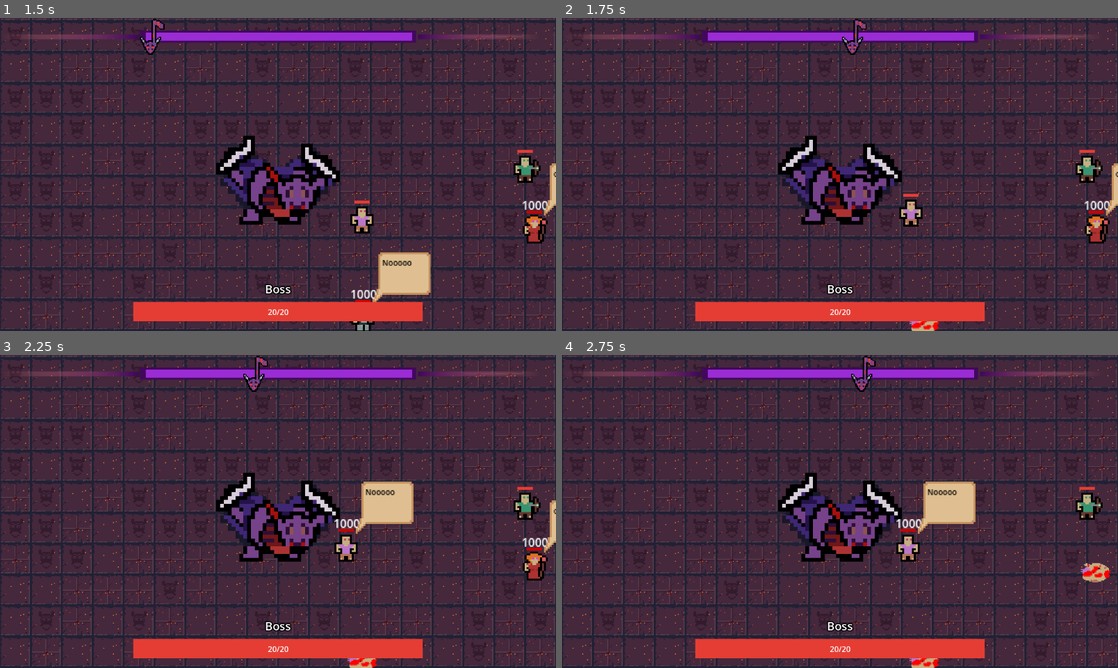
Above: before the commit, frames 1-4 (two rows, left to right).
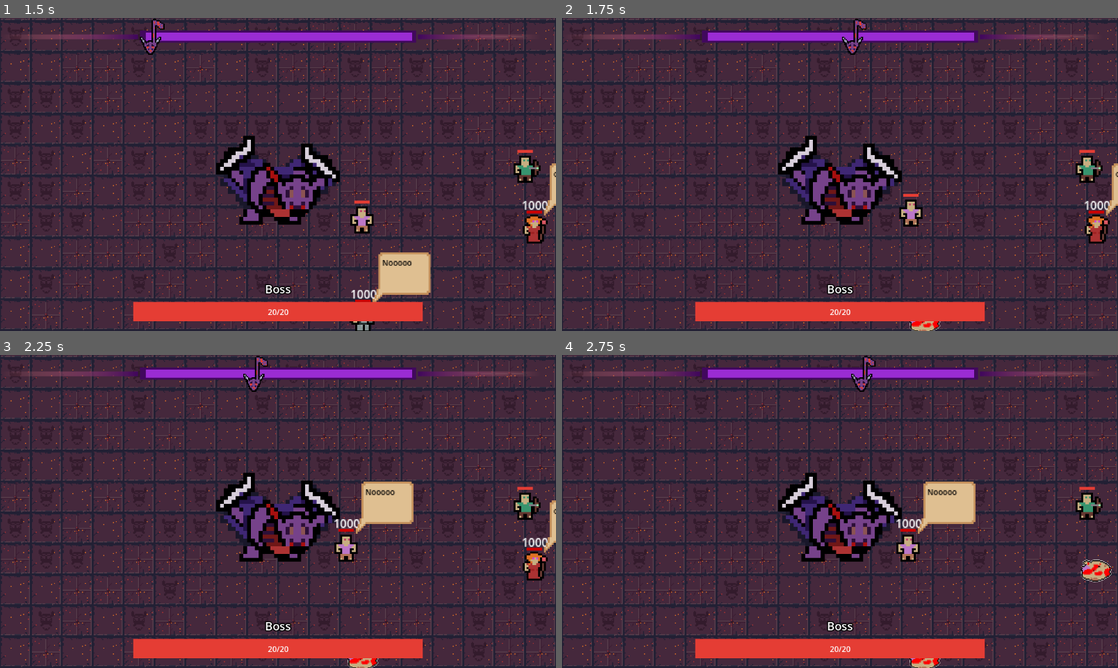
Above: after the commit, the same moments.

Repository: DevFTB/GMTK2023
Game: Godot game, scene res://main.tscn
Two runs of this game, one before a commit and one after it. Both use one fixed random seed, a clock stepped at 60 frames per second and the inputs below.
Inputs (mouse positions are in pixels of both pictures, inside the frame that each line leads up to):
- Up to frame 1 (1.5 s): tap Enter at 0.5 s; move the mouse to (400, 158) at 0.52 s; hold D (move_right) 0.53-1.25 s; hold Q (activate_combo_1) 0.53-1.25 s; click (400, 158) at 0.67 s; drag from (166, 190) to (250, 237) at 1.27 s
- Up to frame 2 (1.75 s): no input
- Up to frame 3 (2.25 s): move the mouse to (333, 442) at 2.02 s; press the mouse at (333, 442) at 2.03 s; hold D (move_right) from 2.03 s (still down)
- Up to frame 4 (2.75 s): keep holding D (move_right)

Frame 1 is identical in both runs. In frame 2, 0.1% of the frame differs, in the area x 62-69%, y 96-100%; in frame 3, 0.1%; in frame 4, 0.4%, in the area x 62-99%, y 65-100%.

Commit message:
Add kuas sprites

Diff:
--- a/entities/players/Player.tscn
+++ b/entities/players/Player.tscn
@@ -43,7 +43,7 @@
 
 [node name="StatusEffect" type="AnimatedSprite2D" parent="."]
 visible = false
-position = Vector2(0, -16)
+position = Vector2(0, -28)
 scale = Vector2(2, 2)
 sprite_frames = SubResource("SpriteFrames_qf50w")
 
--- a/entities/players/actions/heal/heal_animation.gd
+++ b/entities/players/actions/heal/heal_animation.gd
@@ -1,5 +1,7 @@
 extends AnimatedSprite2D
 
+func _ready():
+	play()
 
 func _on_timer_timeout():
 	queue_free()
--- a/entities/players/actions/heal/heal_animation.tscn
+++ b/entities/players/actions/heal/heal_animation.tscn
@@ -1,21 +1,39 @@
-[gd_scene load_steps=4 format=3 uid="uid://byepyr00rxho8"]
+[gd_scene load_steps=7 format=3 uid="uid://byepyr00rxho8"]
 
 [ext_resource type="Texture2D" uid="uid://wrtmdetpj8vl" path="res://entities/players/actions/heal/heal_animation.png" id="1_si4wu"]
 [ext_resource type="Script" path="res://entities/players/actions/heal/heal_animation.gd" id="2_ok1dp"]
 
-[sub_resource type="SpriteFrames" id="SpriteFrames_8alby"]
+[sub_resource type="AtlasTexture" id="AtlasTexture_0utfs"]
+atlas = ExtResource("1_si4wu")
+region = Rect2(0, 0, 32, 32)
+
+[sub_resource type="AtlasTexture" id="AtlasTexture_62mlq"]
+atlas = ExtResource("1_si4wu")
+region = Rect2(32, 0, 32, 32)
+
+[sub_resource type="AtlasTexture" id="AtlasTexture_rm33j"]
+atlas = ExtResource("1_si4wu")
+region = Rect2(64, 0, 32, 32)
+
+[sub_resource type="SpriteFrames" id="SpriteFrames_mndtp"]
 animations = [{
 "frames": [{
 "duration": 1.0,
-"texture": ExtResource("1_si4wu")
+"texture": SubResource("AtlasTexture_0utfs")
+}, {
+"duration": 1.0,
+"texture": SubResource("AtlasTexture_62mlq")
+}, {
+"duration": 1.0,
+"texture": SubResource("AtlasTexture_rm33j")
 }],
 "loop": true,
 "name": &"default",
-"speed": 5.0
+"speed": 6.0
 }]
 
 [node name="heal_animation" type="AnimatedSprite2D"]
-sprite_frames = SubResource("SpriteFrames_8alby")
+sprite_frames = SubResource("SpriteFrames_mndtp")
 script = ExtResource("2_ok1dp")
 
 [node name="Timer" type="Timer" parent="."]
--- a/entities/players/healer/healer.tscn
+++ b/entities/players/healer/healer.tscn
@@ -13,4 +13,4 @@
 [node name="Heal" parent="Actions" index="0" instance=ExtResource("3_vuia8")]
 scale = Vector2(1, 1)
 action_range = 64
-cooldown = 5
+cooldown = 2
Binary file changed: entities/players/actions/heal/heal_animation.png
Binary file changed: entities/players/actions/ranged_attack/arrow/arrow.png
Binary file changed: entities/players/condition_sprites/slowed.png
Binary file changed: entities/players/dead_sprite.png
Not shown: 1 places in entities/players/healer/healer.tscn that only renumber resources
